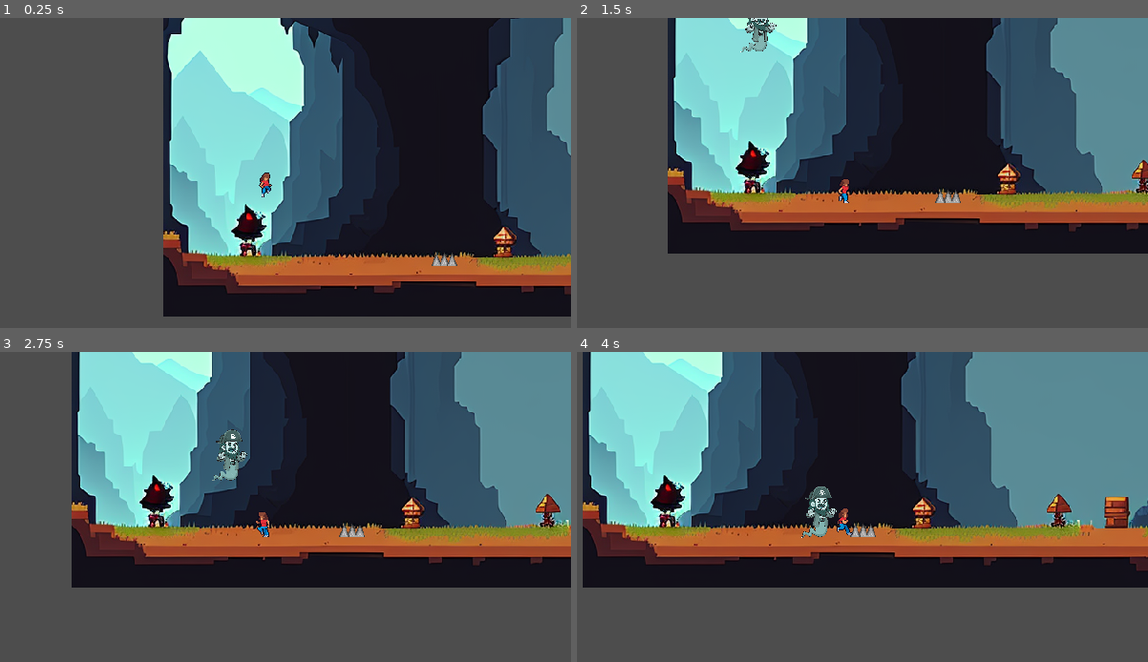
Above: before the commit, frames 1-4 (two rows, left to right).
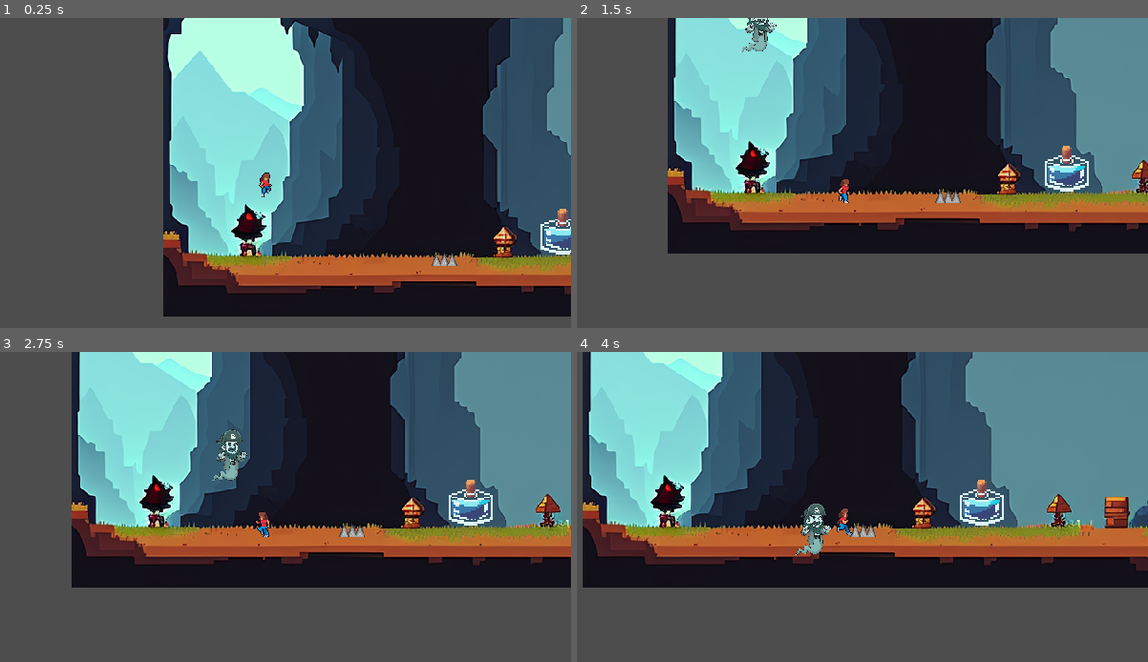
Above: after the commit, the same moments.

Repository: Willsu00/Whale-Runner
Game: Godot game, scene res://World/world.tscn
The game is run twice, just before and just after one commit, with the same random seed, the same clock (stepped at 60 frames per second) and the same inputs.
Inputs:
- Up to frame 1 (0.25 s): no input
- Up to frame 2 (1.5 s): hold Right (ui_right) from 0.53 s (still down); tap Up (ui_up) at 0.77 s
- Up to frame 3 (2.75 s): tap Up (ui_up) at 1.52 s; release Right (ui_right) at 2.03 s; hold Left (ui_left) from 2.03 s (still down)
- Up to frame 4 (4 s): release Left (ui_left) at 2.78 s; hold Right (ui_right) from 2.78 s (still down); tap Up (ui_up) at 3.02, 3.77 s

The runs differ from the first frame. In frame 1, 0.4% of the frame differs, in the area x 94-100%, y 61-77%; in frame 2, 0.5%; in frame 3, 0.6%; in frame 4, 1.3%, in the area x 38-75%, y 41-66%.

Commit message:
Added artifacts

Diff:
--- /dev/null
+++ b/Artifacts/artifact.gd
@@ -0,0 +1,7 @@
+extends Area2D
+
+func _on_body_entered(body):
+	queue_free()
+	var artifact = get_tree().get_nodes_in_group("Artifact")
+	if artifact.size() == 1:
+		Events.claimed_all_artifacts.emit()
--- /dev/null
+++ b/Artifacts/artifact.tscn
@@ -0,0 +1,22 @@
+[gd_scene load_steps=4 format=3 uid="uid://bqxmkk3glx8or"]
+
+[ext_resource type="Script" path="res://Artifacts/artifact.gd" id="1_0adwq"]
+[ext_resource type="Texture2D" uid="uid://igjy5h1sons6" path="res://Assets/Artifact/[64x64] Potions.png" id="1_7hm2f"]
+
+[sub_resource type="CircleShape2D" id="CircleShape2D_1qp4x"]
+radius = 20.025
+
+[node name="Artifacts" type="Area2D" groups=["Artifact"]]
+collision_layer = 8
+script = ExtResource("1_0adwq")
+
+[node name="Sprite2D" type="Sprite2D" parent="."]
+position = Vector2(0, -7)
+texture = ExtResource("1_7hm2f")
+hframes = 3
+vframes = 8
+
+[node name="CollisionShape2D" type="CollisionShape2D" parent="."]
+shape = SubResource("CircleShape2D_1qp4x")
+
+[connection signal="body_entered" from="." to="." method="_on_body_entered"]
--- a/Enemy/enemy.tscn
+++ b/Enemy/enemy.tscn
@@ -4,8 +4,8 @@
 [ext_resource type="Texture2D" uid="uid://dh84evyg1ncpd" path="res://Assets/Enemy/pirate_ghost_placeholder.png" id="2_qp232"]
 
 [sub_resource type="CapsuleShape2D" id="CapsuleShape2D_exer4"]
-radius = 219.716
-height = 910.251
+radius = 125.552
+height = 251.104
 
 [node name="Ghost" type="CharacterBody2D"]
 collision_layer = 2
--- /dev/null
+++ b/Global/Events.gd
@@ -0,0 +1,3 @@
+extends Node
+
+signal claimed_all_artifacts
--- a/Player/player.tscn
+++ b/Player/player.tscn
@@ -179,7 +179,7 @@
 }
 
 [node name="Player" type="CharacterBody2D"]
-collision_mask = 7
+collision_mask = 31
 floor_snap_length = 2.0
 script = ExtResource("1_hdvfq")
 
--- /dev/null
+++ b/World/world.gd
@@ -0,0 +1,9 @@
+extends Node2D
+
+
+func _ready():
+	Events.claimed_all_artifacts.connect(boss_room_unlocked)
+
+
+func boss_room_unlocked():
+	pass
--- a/World/world.tscn
+++ b/World/world.tscn
@@ -1,18 +1,22 @@
-[gd_scene load_steps=6 format=3 uid="uid://dwja83qbqmlmu"]
+[gd_scene load_steps=8 format=3 uid="uid://dwja83qbqmlmu"]
 
 [ext_resource type="PackedScene" uid="uid://csqg01ohr7obm" path="res://Player/player.tscn" id="1_3xrdv"]
+[ext_resource type="Script" path="res://World/world.gd" id="1_klfff"]
 [ext_resource type="Texture2D" uid="uid://bftipfj5yfby" path="res://Assets/World/background1.jpg" id="2_4tgdq"]
 [ext_resource type="Texture2D" uid="uid://chpo8l8ijm08n" path="res://Assets/World/background2.png" id="3_sv3uy"]
 [ext_resource type="PackedScene" uid="uid://yofw4rsuhleu" path="res://Enemy/enemy.tscn" id="4_30u2g"]
 [ext_resource type="PackedScene" uid="uid://dppem3dtswtka" path="res://Obstacles/Spikes.tscn" id="5_kjqye"]
+[ext_resource type="PackedScene" uid="uid://bqxmkk3glx8or" path="res://Artifacts/artifact.tscn" id="6_0sds4"]
 
 [node name="World" type="Node2D"]
+script = ExtResource("1_klfff")
 
 [node name="Player" parent="." instance=ExtResource("1_3xrdv")]
 z_index = 999
 position = Vector2(133, 120)
 
 [node name="BackgroundCollisions" type="StaticBody2D" parent="."]
+collision_layer = 16
 
 [node name="CollisionPolygon2D" type="CollisionPolygon2D" parent="BackgroundCollisions"]
 polygon = PackedVector2Array(13, -248, 12, 158, 32, 160, 32, 184, 32, 200, 688, 200, 712, 200, 712, 192, 760, 184, 768, 184, 768, 152, 824, 152, 824, 120, 872, 120, 872, 96, 928, 96, 928, 72, 944, 72, 944, 56, 968, 56, 968, -248, 984, -248, 984, 256, -8, 256, -8, -248)
@@ -32,3 +36,9 @@
 
 [node name="Spikes" parent="." instance=ExtResource("5_kjqye")]
 position = Vector2(343, 200)
+
+[node name="Artefact" parent="." instance=ExtResource("6_0sds4")]
+position = Vector2(483, 164)
+
+[node name="Artefact2" parent="." instance=ExtResource("6_0sds4")]
+position = Vector2(844, 86)
--- a/project.godot
+++ b/project.godot
@@ -18,6 +18,7 @@
 [autoload]
 
 MainInstance="*res://Enemy/MainInstance.gd"
+Events="*res://Global/Events.gd"
 
 [display]
 
@@ -32,6 +33,8 @@
 2d_physics/layer_1="Player"
 2d_physics/layer_2="Enemy"
 2d_physics/layer_3="Obstacles"
+2d_physics/layer_4="Collectables"
+2d_physics/layer_5="World"
 
 [rendering]
 
Binary file added: Assets/Artifact/[64x64] Potions.png
Not shown, added: Assets/Artifact/[64x64] Potions.png.import
